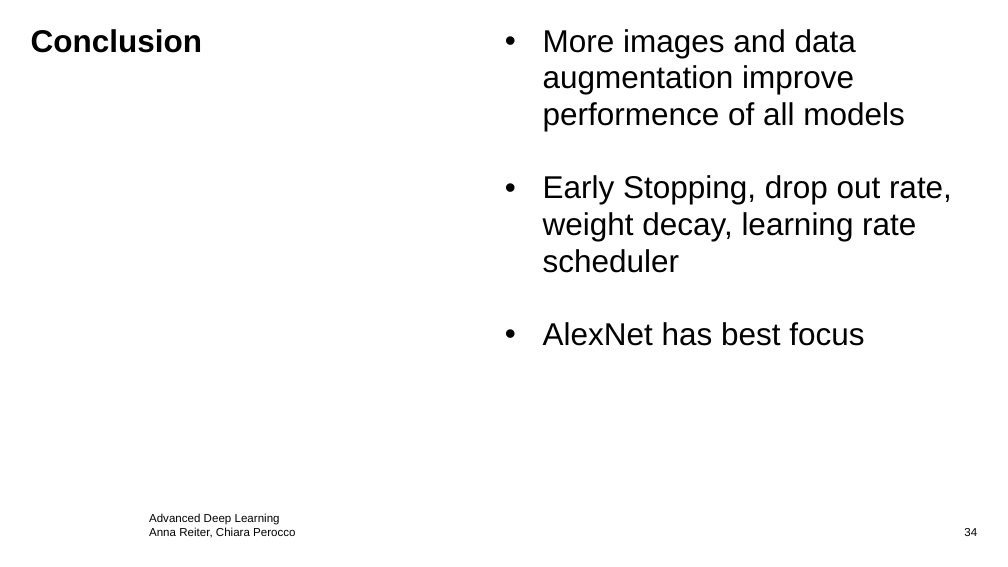
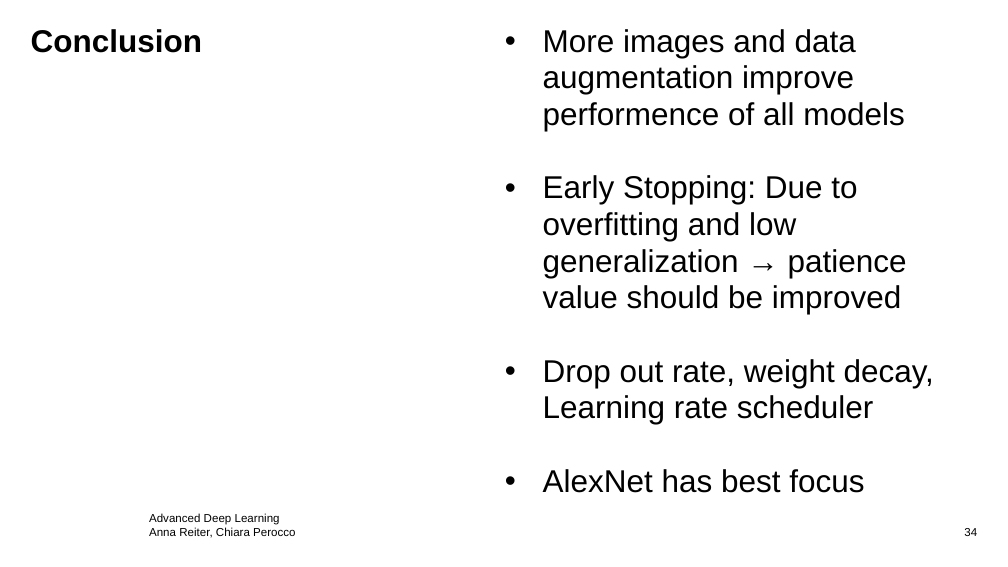
Before and after one commit to ChiaraPerocco/ADL-Project, a slide deck: slide 34 of Presentation/pres.pptx. Drawn at 1008x567 pixels with LibreOffice and Linux fonts; fonts in the diff are those of the drawing; background and template pictures are left out. Boxes give left, top, right and bottom in pixels: in the first picture for what was removed or moved away, otherwise in the second. Text is boxed around its words. In the diff, an @@ line names an element or a change of style, - is before the commit and + after.

```diff
--- a/Presentation/pres.pptx
+++ b/Presentation/pres.pptx
@@ text at box(543, 175, 934, 424): text changed @@
-• Early Stopping, drop out rate, weight decay, learning rate scheduler
+• Early Stopping: Due to overfitting and low generalization → patience value should be improved
+• Drop out rate, weight decay, Learning rate scheduler
```
Also in this commit, not shown: 4 other slides changed.
